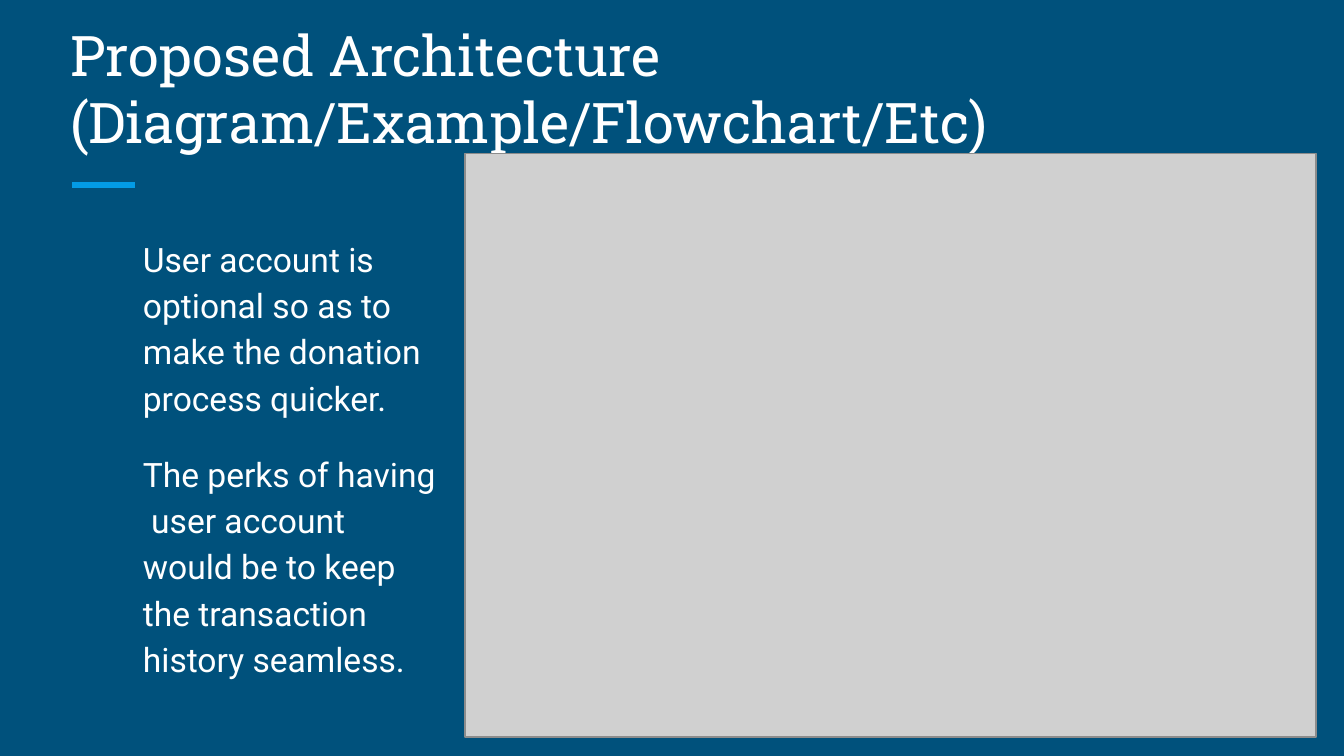
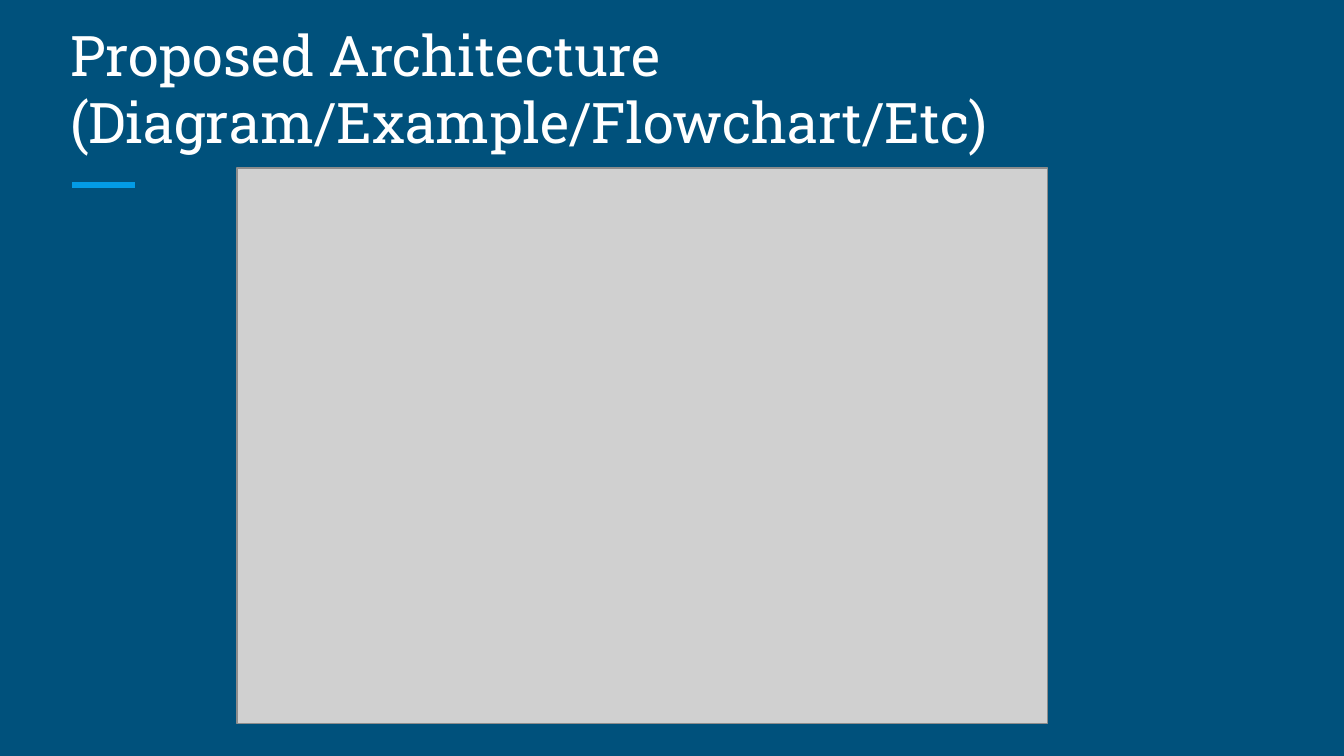
Before and after one commit to bhaveshlohana/humanteamwebsite, a slide deck: slide 4 of 112_Bhavesh Lohana_abstract.pptx (slide 3 before the commit). Drawn at 1344x756 pixels with LibreOffice and Linux fonts; fonts in the diff are those of the drawing; grey boxes stand for pictures; background and template pictures are left out. Boxes give left, top, right and bottom in pixels: in the first picture for what was removed or moved away, otherwise in the second. Text is boxed around its words. In the diff, an @@ line names an element or a change of style, - is before the commit and + after.

```diff
--- a/112_Bhavesh Lohana_abstract.pptx
+++ b/112_Bhavesh Lohana_abstract.pptx
@@ picture resized from (x1=465, y1=153, x2=1316, y2=737) to (x1=237, y1=168, x2=1047, y2=723) @@
@@ text removed at (x1=143, y1=248, x2=435, y2=679) @@
-User account is optional so as to make the donation process quicker.
-The perks of having user account would be to keep the transaction history seamless.
```
Also in this commit, not shown: 2 other slides changed, 2 slides added, 10 other files.
